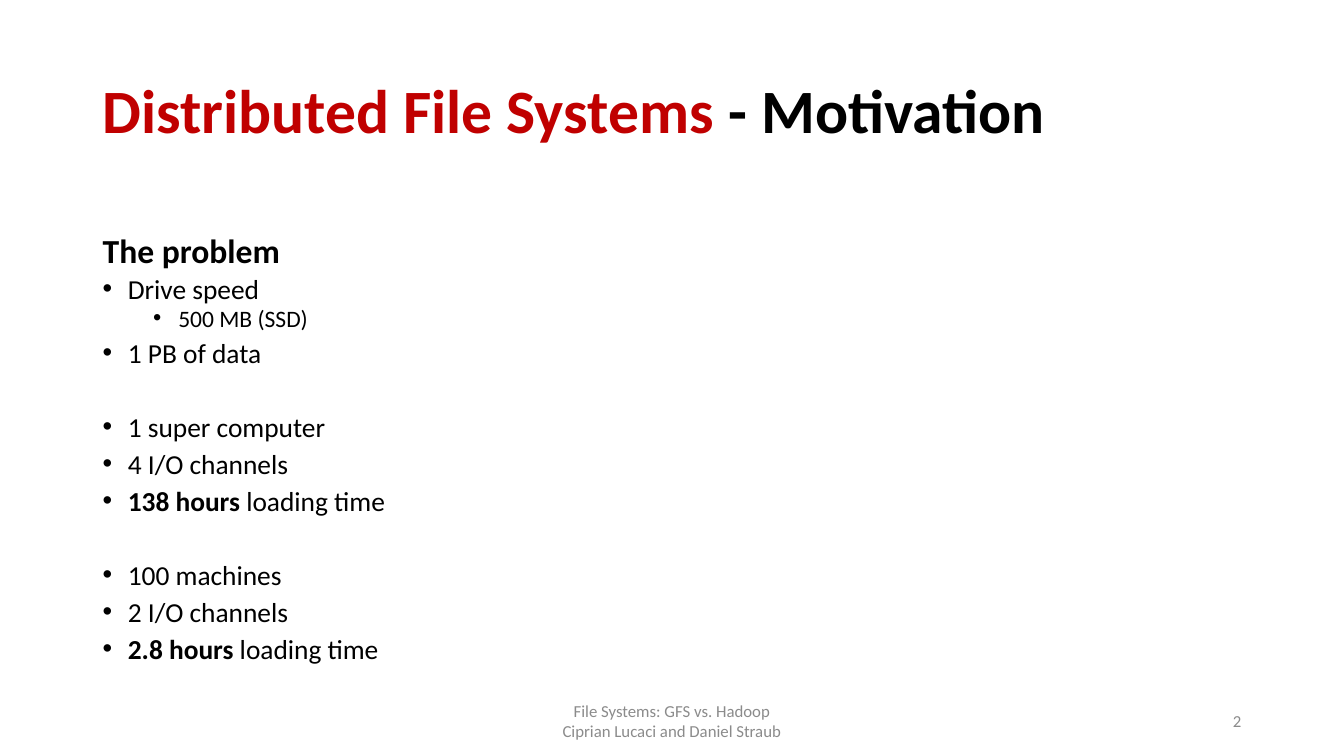
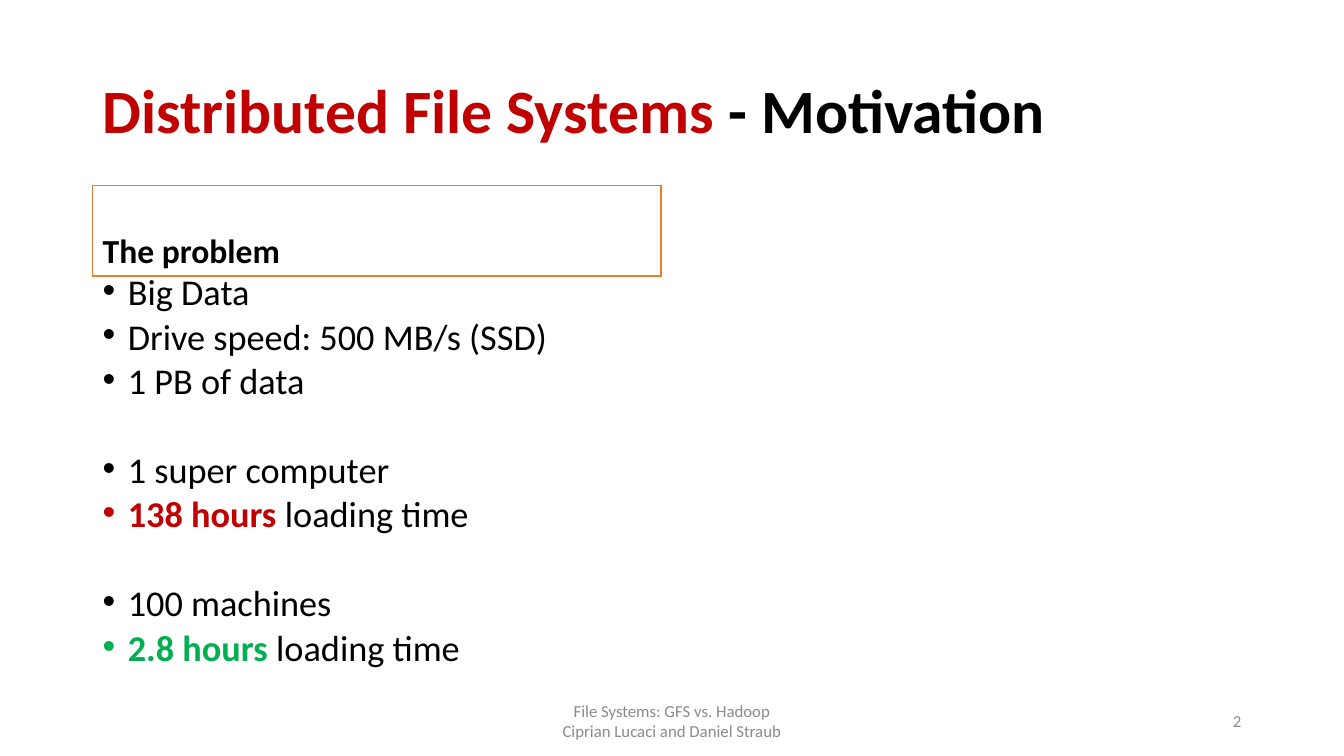
Before and after one commit to cipri7329/ss15-seminar, a slide deck: slide 2 of Presentation/DistributedFileSystems_Cipri.pptx. Drawn at 1344x756 pixels with LibreOffice and Linux fonts; fonts in the diff are those of the drawing; background and template pictures are left out. Boxes give left, top, right and bottom in pixels: in the first picture for what was removed or moved away, otherwise in the second. Text is boxed around its words. In the diff, an @@ line names an element or a change of style, - is before the commit and + after.

```diff
--- a/Presentation/DistributedFileSystems_Cipri.pptx
+++ b/Presentation/DistributedFileSystems_Cipri.pptx
@@ text "The problem": place and size @@
-text "The problem" at <box>103,239,280,269</box>
+text "The problem" at <box>93,186,661,276</box>
@@ text "The problem" at <box>93,186,661,276</box>: fill none to #FFFFFF; outline none to #ED7D31 1 pt @@
@@ text at <box>128,275,547,356</box>: text changed; size 19.6 to 25.9 pt @@
-• Drive speed
-  • 500 MB (SSD)
+• Big Data
+• Drive speed: 500 MB/s (SSD)
@@ text at <box>128,368,468,668</box>: size 19.6 to 25.9 pt in "1 PB of data", "1 super computer", "138 hours loading time", "100 machines" and 1 more places; text colour #000000 to #C00000 in "138 hours"; text colour #000000 to #00B050 in "2.8 hours" @@
@@ text at <box>128,455,288,475</box>: paragraph removed @@
-• 4 I/O channels
@@ text at <box>128,603,288,623</box>: paragraph removed @@
-• 2 I/O channels
```
Also in this commit, not shown: 8 other slides changed, 7 slides added, 2 other files.
